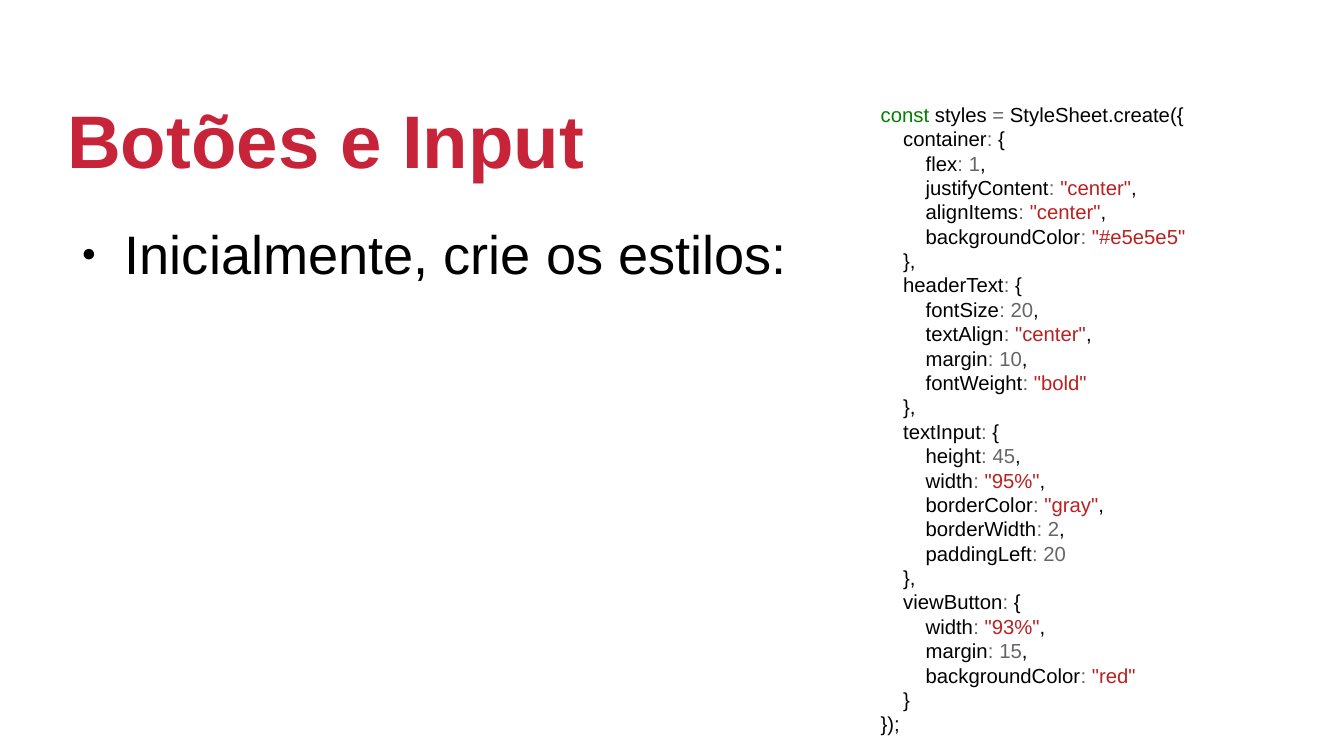
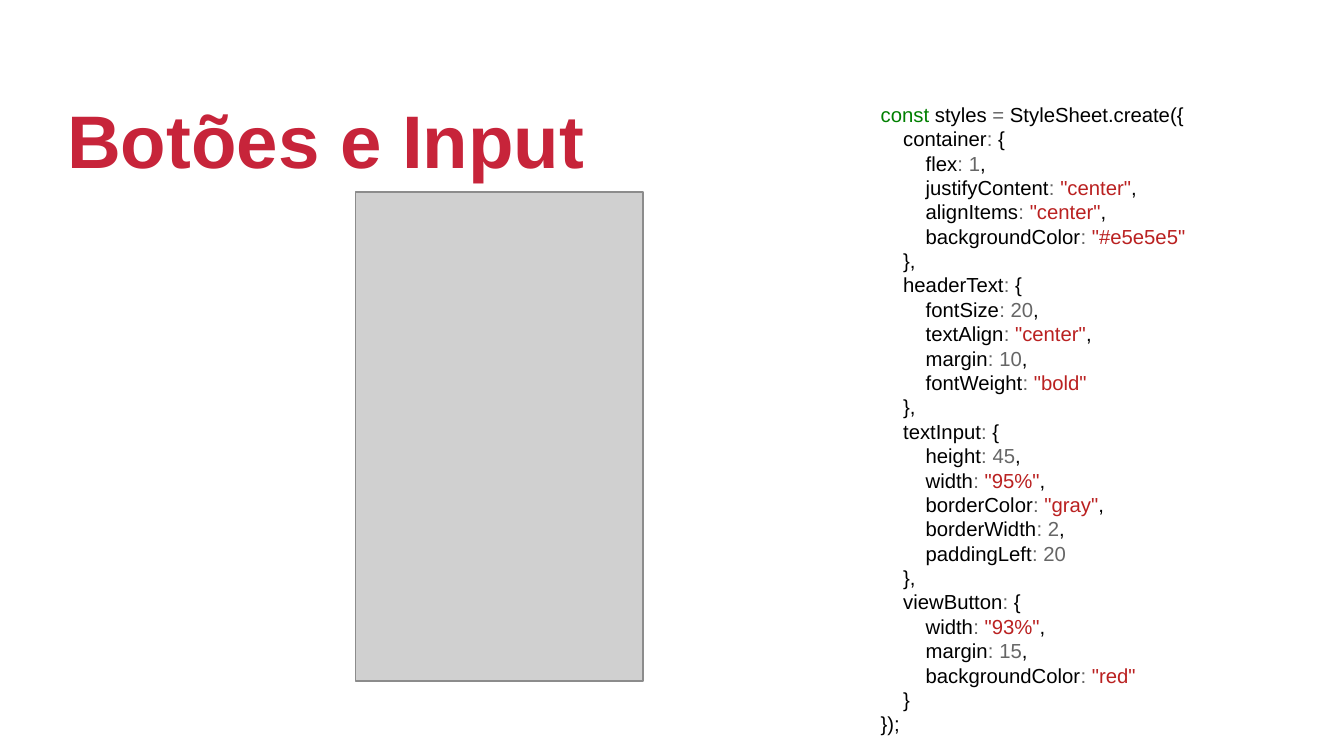
Before and after one commit to johnmagt/PIDM-2019_2, a slide deck: slide 22 of SLIDES/aula02.odp (slide 16 before the commit). Drawn at 1344x756 pixels with LibreOffice and Linux fonts; fonts in the diff are those of the drawing; grey boxes stand for pictures; background and template pictures are left out. Boxes give left, top, right and bottom in pixels: in the first picture for what was removed or moved away, otherwise in the second. Text is boxed around its words. In the diff, an @@ line names an element or a change of style, - is before the commit and + after.

```diff
--- a/SLIDES/aula02.odp
+++ b/SLIDES/aula02.odp
@@ picture added at (x1=355, y1=191, x2=643, y2=681) @@
@@ text removed at (x1=125, y1=234, x2=787, y2=281) @@
-● Inicialmente, crie os estilos:
```
Also in this commit, not shown: 3 other slides changed, 7 slides added, 41 other files.
